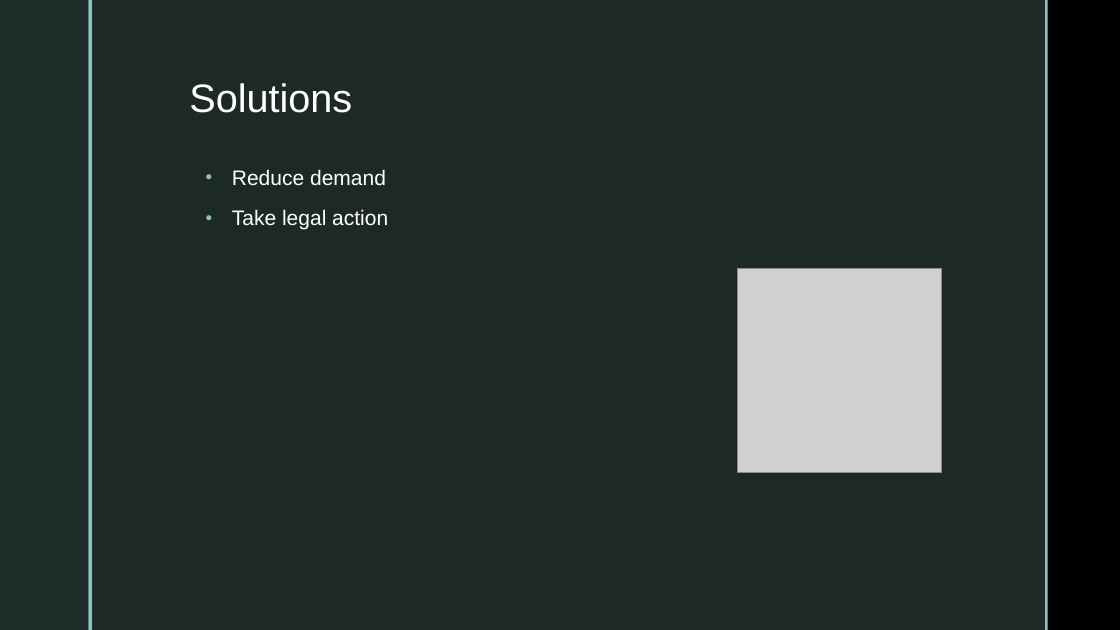
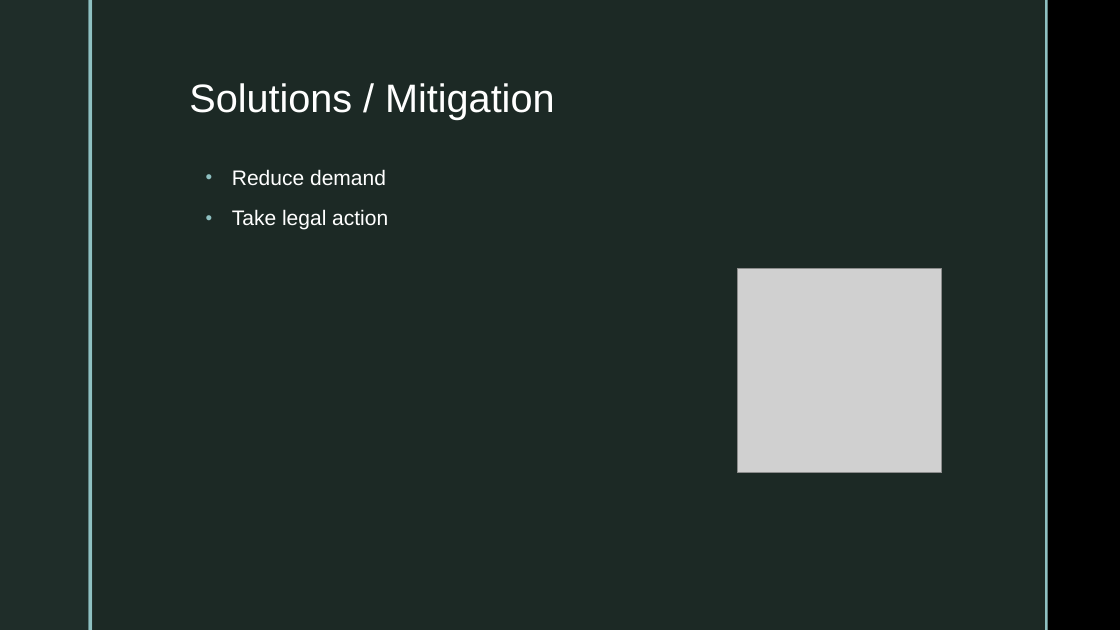
Before and after one commit to FelipeRestrepo101/ResponsibleAI, a slide deck: slide 15 of Presentations/ResponsibleAIPresentationV2.pptx (slide 9 before the commit). Drawn at 1120x630 pixels with LibreOffice and Linux fonts; fonts in the diff are those of the drawing; grey boxes stand for pictures; background and template pictures are left out. Boxes give left, top, right and bottom in pixels: in the first picture for what was removed or moved away, otherwise in the second. Text is boxed around its words. In the diff, an @@ line names an element or a change of style, - is before the commit and + after.

```diff
--- a/Presentations/ResponsibleAIPresentationV2.pptx
+++ b/Presentations/ResponsibleAIPresentationV2.pptx
@@ text at box(189, 83, 554, 120): text changed @@
-Solutions
+Solutions / Mitigation
```
Also in this commit, not shown: 8 other slides changed, 9 slides added, 4 slides removed, 9 other files.
